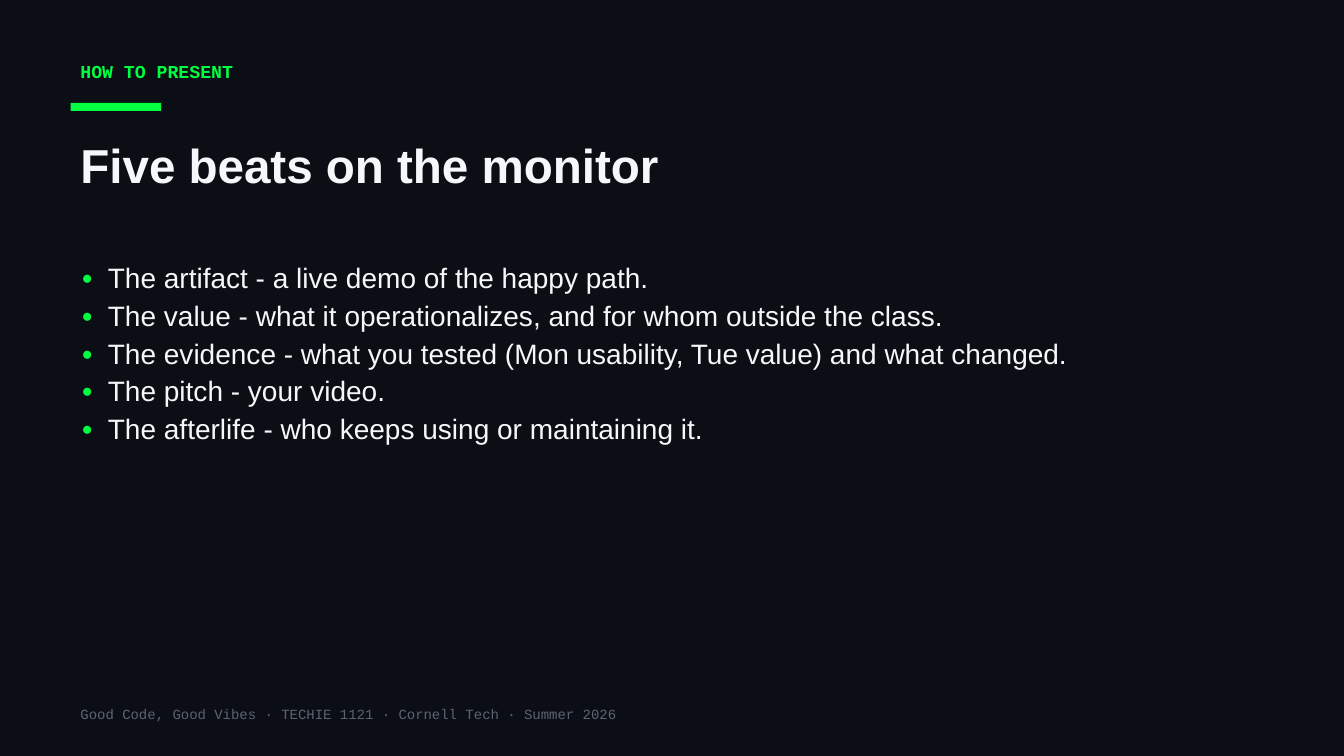
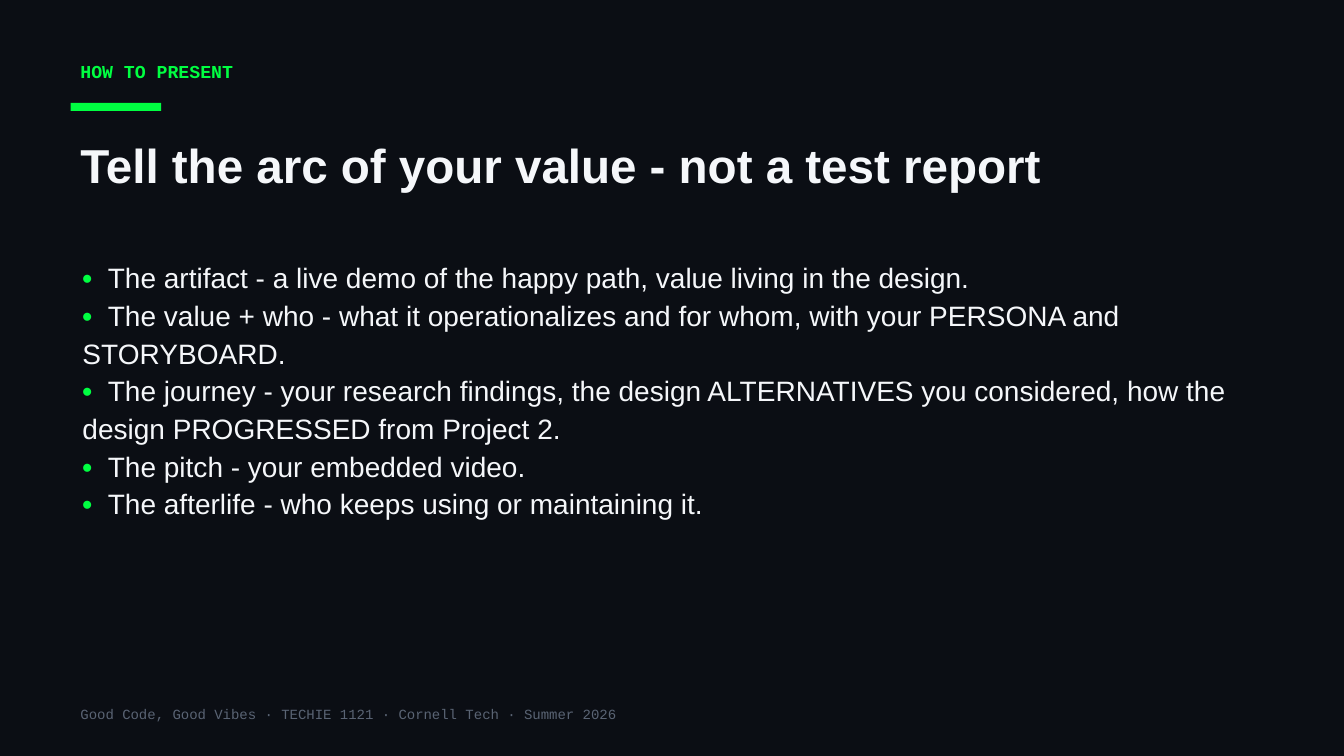
Before and after one commit to Cornell-Tech-Vibe-Coding-Summer-2026/website, a slide deck: slide 6 of slides/Week3-Thu-Final-Presentations.pptx. Drawn at 1344x756 pixels with LibreOffice and Linux fonts; fonts in the diff are those of the drawing. Boxes give left, top, right and bottom in pixels: in the first picture for what was removed or moved away, otherwise in the second. Text is boxed around its words. In the diff, an @@ line names an element or a change of style, - is before the commit and + after.

```diff
--- a/slides/Week3-Thu-Final-Presentations.pptx
+++ b/slides/Week3-Thu-Final-Presentations.pptx
@@ text at [80,148,1040,192]: text changed @@
-Five beats on the monitor
+Tell the arc of your value - not a test report
@@ text at [82,267,1225,482]: text changed @@
-• The artifact - a live demo of the happy path.
-• The value - what it operationalizes, and for whom outside the class.
-• The evidence - what you tested (Mon usability, Tue value) and what changed.
-• The pitch - your video.
+• The artifact - a live demo of the happy path, value living in the design.
+• The value + who - what it operationalizes and for whom, with your PERSONA and STORYBOARD.
+• The journey - your research findings, the design ALTERNATIVES you considered, how the design PROGRESSED from Project 2.
+• The pitch - your embedded video.
```
Also in this commit, not shown: 6 other slides changed, 2 other files.
